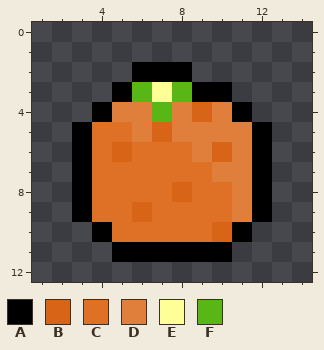
Pixel-art file -- WIP/MeatballBrigade_Orange.aseprite. That is the earlier state.
16x16 pixels, 1 frame. Shown: x 1..14, y 0..12.
Palette (. is transparent): A #000000  B #d86517  C #df7126  D #e07e3b  E #ffff98  F #58b716
Pixels before, first column x 3:
 2 ...AAA....
 3 ..AFEFAA..
 4 .ADDFDBDA.
 5 ACCDBDDDDA
 6 ACBCCCDBDA
 7 ACCCCCCDDA
 8 ACCCCBCCDA
 9 ACCBCCCCDA
10 .ACCCCCBA.
11 ..AAAAAA..
The same view after the edit:
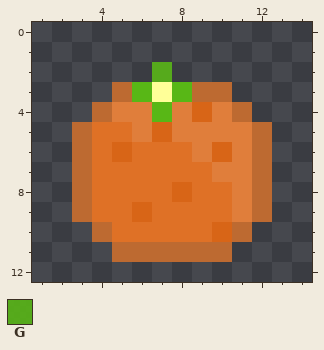
Colours new in this view: G #58b716e2
From old to new:
colour A: #000000 -> #bd6a31
Changed rows in their new state; - is a pixel that keeps its letter.
first column x 6:
 2 .G.
